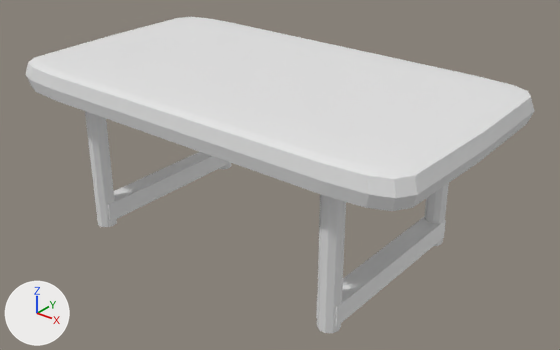
The glTF model zamer-app/assets/models/zamer_catalog/coffee-table_lod2.glb: old version first, new version second.
One viewpoint serves both versions: a camera (50 mm lens) standing at (1.093, -1.311, 0.985) and looking at (0.039, 0.006, 0.169). Lighting does not change. The marker at lower left points along +X, +Y and +Z. The picture after the commit comes second.

The scene before the commit, as lines of its bpy script (objects in view):
```python
ob_leg_1_a = bpy.data.objects.new('leg_1_a', me_leg_1_a)
ob_leg_1_a.location = (0.0, 0.0, 0.0)
ob_leg_1_b = bpy.data.objects.new('leg_1_b', me_leg_1_b)
ob_leg_1_b.location = (0.0, 0.0, 0.0)
ob_leg_2_a = bpy.data.objects.new('leg_2_a', me_leg_2_a)
ob_leg_2_a.location = (0.0, 0.0, 0.0)
ob_leg_2_b = bpy.data.objects.new('leg_2_b', me_leg_2_b)
ob_leg_2_b.location = (0.0, 0.0, 0.0)
ob_rail_1 = bpy.data.objects.new('rail_1', me_rail_1)
ob_rail_1.location = (0.0, 0.0, 0.0)
ob_rail_2 = bpy.data.objects.new('rail_2', me_rail_2)
ob_rail_2.location = (0.0, 0.0, 0.0)
ob_top = bpy.data.objects.new('top', me_top)
ob_top.location = (0.0, 0.0, 0.0)
```
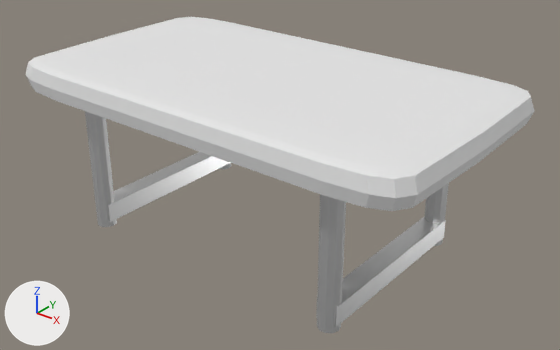
Pixel boxes [x1, y1, x2, y2] of what changed, in the pictures (560 x 350 px):
'leg_2_b', surface changed (darker): [317, 195, 346, 333] in both
'rail_1', surface changed (lighter): [108, 154, 230, 222] in both
'leg_1_b', surface changed: [85, 112, 117, 227] in both
'leg_2_a', surface changed: [424, 184, 449, 246] in both
'leg_1_a', surface changed: [219, 163, 231, 169] in both

What changed in the scene script:
```text
Change mat_steel_black:
    mat_steel_black.metallic: 0.0 -> 0.82
    mat_steel_black.roughness: 0.5 -> 0.34
```
